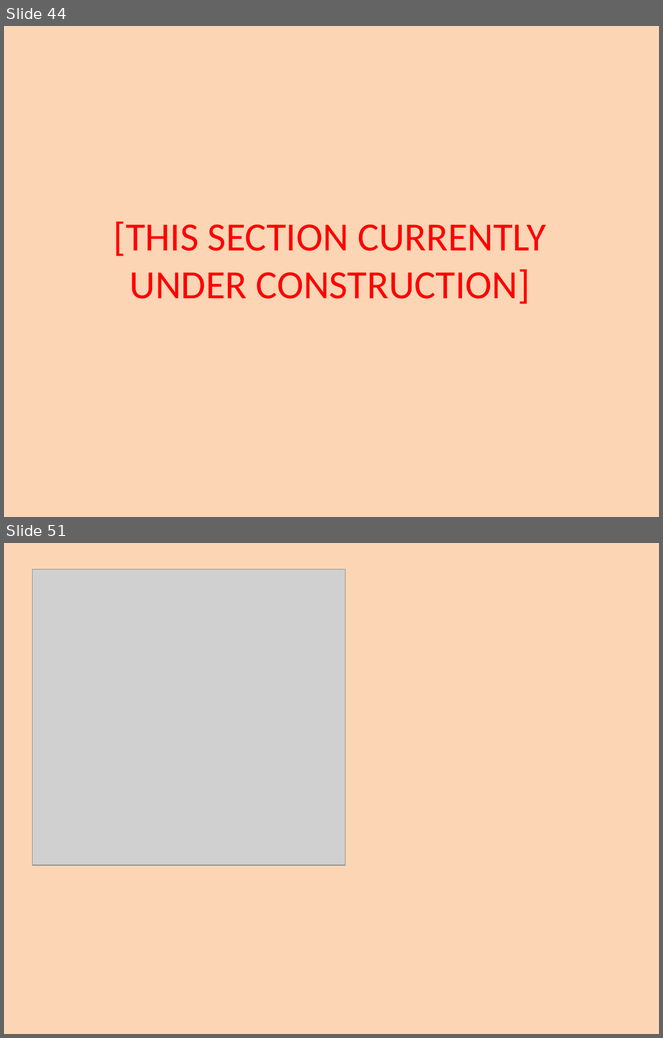
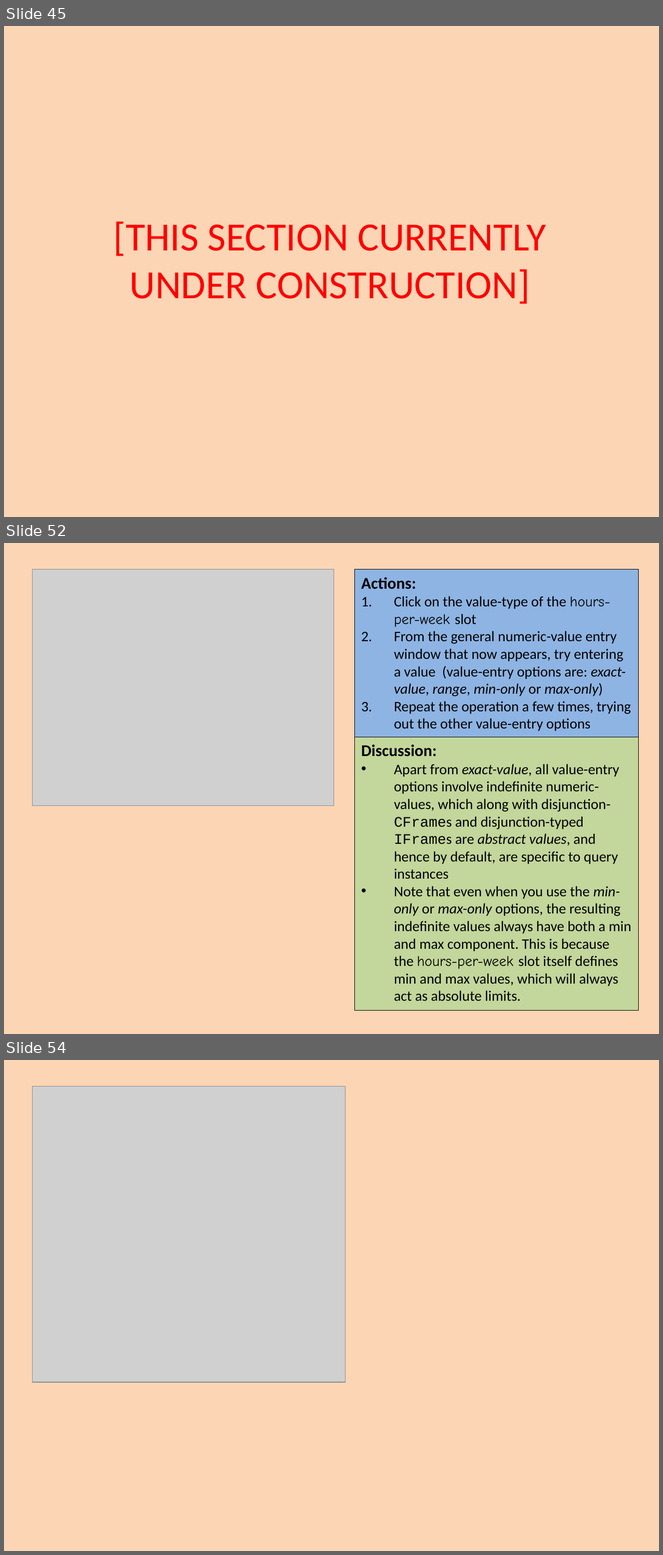
Before and after one commit to colin-puleston/mekon-hobo, a slide deck: docs/MEKON-HOBO Introductory Tutorial.pptx. Shown one above the other, each under a label of ours: slides 44 and 51 before the commit, slides 45, 52 and 54 after it; the slides between them are not shown. The pictures are 663x1038 and 663x1555 pixels, drawn with LibreOffice and Linux fonts; fonts in the diff are those of the drawing; grey boxes stand for pictures. Boxes give left, top, right and bottom in pixels: in the first picture for what was removed or moved away, otherwise in the second. Text is boxed around its words. In the diff, an @@ line names an element or a change of style, - is before the commit and + after.

```diff
--- a/docs/MEKON-HOBO Introductory Tutorial.pptx
+++ b/docs/MEKON-HOBO Introductory Tutorial.pptx
@@ slide 52 added at [4, 543, 659, 1034], background #FCD5B5 @@
@@ picture added at [32, 569, 334, 806] @@
@@ rectangle added at [354, 569, 638, 737], fill #8EB4E3, outline #000000 0.75 pt, 16 pt, text #000000 @@
+Actions:
+1. Click on the value-type of the hours-per-week slot
+2. From the general numeric-value entry window that now appears, try entering a value (value-entry options are: exact-value, range, min-only or max-only)
+3. Repeat the operation a few times, trying out the other value-entry options
@@ rectangle added at [354, 737, 638, 1010], fill #C3D69B, outline #000000 0.75 pt, 16 pt, text #000000 @@
+Discussion:
+• Apart from exact-value, all value-entry options involve indefinite numeric-values, which along with disjunction-CFrames and disjunction-typed IFrames are abstract values, and hence by default, are specific to query instances
+• Note that even when you use the min-only or max-only options, the resulting indefinite values always have both a min and max component. This is because the hours-per-week slot itself defines min and max values, which will always act as absolute limits.
@@ what was slide 44 is now slide 45 @@
@@ what was slide 51 is now slide 54 @@
```
Also in this commit, not shown: 8 slides changed, 8 other slides added, 6 slides removed.
